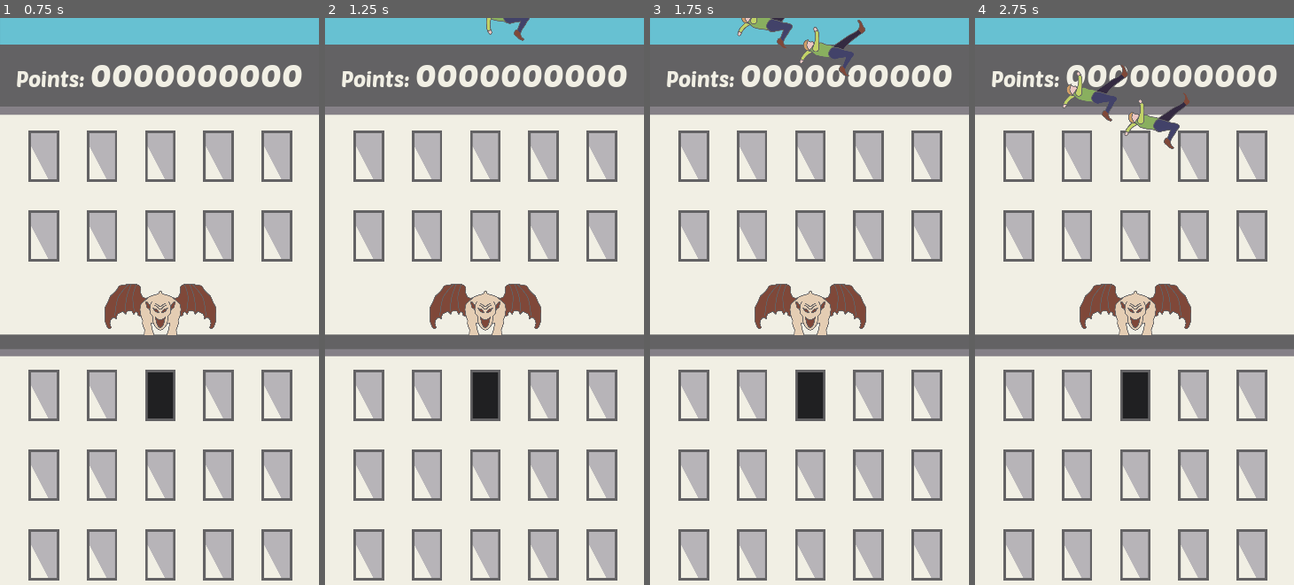
Above: before the commit, frames 1-4 (left to right).
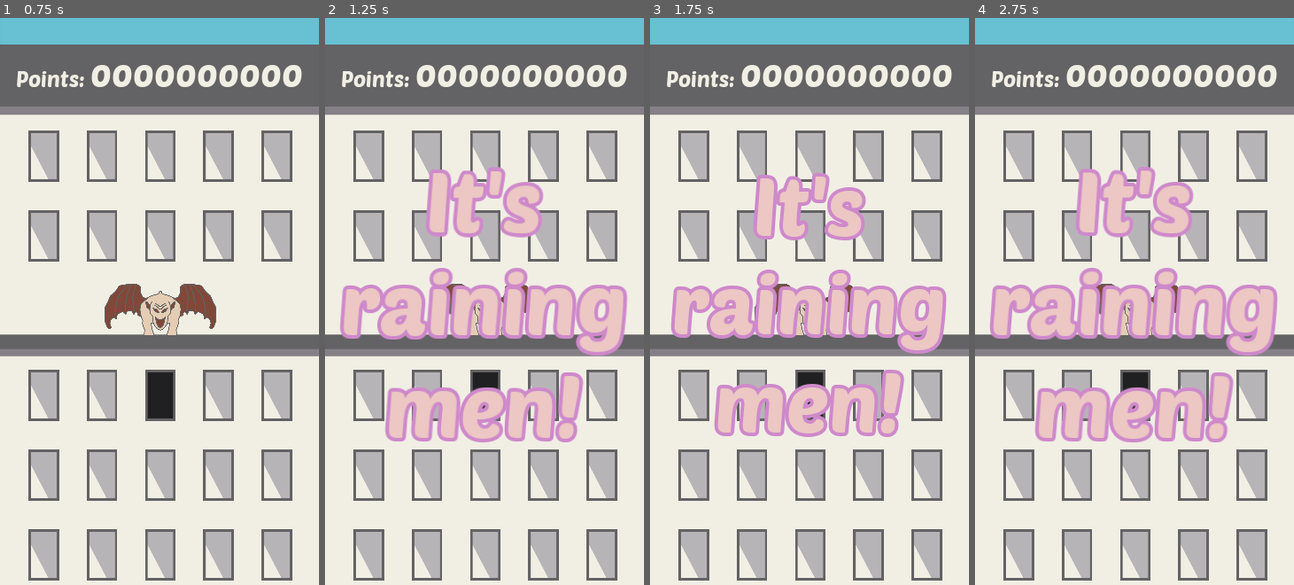
Above: after the commit, the same moments.

Repository: marc-jones/gmtk-jam-2021
Game: Godot game, scene res://nodes/PlayScene.tscn
The game is run twice, just before and just after one commit, with the same random seed, the same clock (stepped at 60 frames per second) and the same inputs.
Inputs (mouse positions are in pixels of both pictures, inside the frame that each line leads up to):
- Up to frame 1 (0.75 s): tap Enter at 0.5 s; move the mouse to (229, 273) at 0.52 s; click (229, 273) at 0.67 s
- Up to frame 2 (1.25 s): no input
- Up to frame 3 (1.75 s): drag from (745, 329) to (694, 154) at 1.27 s
- Up to frame 4 (2.75 s): move the mouse to (1166, 176) at 2.02 s; click (1166, 176) at 2.17 s

Frame 1 is identical in both runs. In frame 2, 16% of the frame differs, in the area x 4-95%, y 0-75%; in frame 3, 16%; in frame 4, 17%, in the area x 4-95%, y 8-75%.

Commit message:
Added exposition

Diff:
--- /dev/null
+++ b/nodes/Exposition.tscn
@@ -0,0 +1,81 @@
+[gd_scene load_steps=5 format=2]
+
+[ext_resource path="res://assets/fonts/PoetsenOne-Regular.ttf" type="DynamicFontData" id=1]
+[ext_resource path="res://scripts/Exposition.gd" type="Script" id=2]
+
+[sub_resource type="DynamicFont" id=7]
+size = 90
+outline_size = 4
+use_filter = true
+font_data = ExtResource( 1 )
+
+[sub_resource type="DynamicFont" id=8]
+size = 62
+outline_size = 4
+use_filter = true
+font_data = ExtResource( 1 )
+
+[node name="Exposition" type="Node2D"]
+script = ExtResource( 2 )
+
+[node name="1" type="Node2D" parent="."]
+position = Vector2( 180, 333 )
+scale = Vector2( 1e-05, 1e-05 )
+
+[node name="Text" type="Label" parent="1"]
+margin_left = -157.0
+margin_top = -173.0
+margin_right = 154.0
+margin_bottom = 157.0
+custom_fonts/font = SubResource( 7 )
+custom_colors/font_color = Color( 0.929412, 0.784314, 0.768627, 1 )
+custom_colors/font_outline_modulate = Color( 0.811765, 0.541176, 0.796078, 1 )
+text = "It's
+raining
+men!"
+align = 1
+valign = 1
+__meta__ = {
+"_edit_use_anchors_": false
+}
+
+[node name="2" type="Node2D" parent="."]
+position = Vector2( 179, 333 )
+scale = Vector2( 1e-05, 1e-05 )
+
+[node name="Text" type="Label" parent="2"]
+margin_left = -156.0
+margin_top = -167.0
+margin_right = 156.0
+margin_bottom = 163.0
+custom_fonts/font = SubResource( 8 )
+custom_colors/font_color = Color( 0.929412, 0.784314, 0.768627, 1 )
+custom_colors/font_outline_modulate = Color( 0.811765, 0.541176, 0.796078, 1 )
+text = "Hallelujah!"
+align = 1
+valign = 1
+__meta__ = {
+"_edit_use_anchors_": false
+}
+
+[node name="3" type="Node2D" parent="."]
+position = Vector2( 179, 334 )
+scale = Vector2( 1e-05, 1e-05 )
+
+[node name="Text" type="Label" parent="3"]
+margin_left = -156.0
+margin_top = -276.0
+margin_right = 155.0
+margin_bottom = 267.0
+custom_fonts/font = SubResource( 8 )
+custom_colors/font_color = Color( 0.929412, 0.784314, 0.768627, 1 )
+custom_colors/font_outline_modulate = Color( 0.811765, 0.541176, 0.796078, 1 )
+text = "Draw a rope with your mouse to save them!"
+align = 1
+valign = 1
+autowrap = true
+__meta__ = {
+"_edit_use_anchors_": false
+}
+
+[node name="Tween" type="Tween" parent="."]
--- /dev/null
+++ b/scripts/Exposition.gd
@@ -0,0 +1,26 @@
+extends Node2D
+
+signal exposition_done
+
+var time_on_screen = 1.0
+var tween_duration = 0.6
+var tween_curve = Tween.TRANS_BACK
+
+func _ready():
+	add(1)
+
+func add(num):
+	$Tween.interpolate_property(get_node(str(num)), "scale", Vector2.ZERO,
+		Vector2.ONE, tween_duration, tween_curve, Tween.EASE_OUT, time_on_screen)
+	$Tween.connect("tween_all_completed", self, "remove", [num], CONNECT_ONESHOT)
+	$Tween.start()
+
+func remove(num):
+	$Tween.interpolate_property(get_node(str(num)), "scale", Vector2.ONE,
+		Vector2.ZERO, tween_duration, tween_curve, Tween.EASE_IN, time_on_screen)
+	if num + 1 == get_child_count():
+		$Tween.connect("tween_all_completed", self, "emit_signal",
+			["exposition_done"], CONNECT_ONESHOT)
+	else:
+		$Tween.connect("tween_all_completed", self, "add", [num+1], CONNECT_ONESHOT)
+	$Tween.start()
--- a/scripts/PlayScene.gd
+++ b/scripts/PlayScene.gd
@@ -3,6 +3,7 @@
 var rope_packed = preload("res://nodes/Rope.tscn")
 var person_packed = preload("res://nodes/Person.tscn")
 var points_text_packed = preload("res://nodes/PointsText.tscn")
+var exposition_packed = preload("res://nodes/Exposition.tscn")
 onready var overlay = get_node("Overlay")
 
 var mouse_pressed = false
@@ -25,8 +26,7 @@
 
 func _ready():
 	$PeopleCatcher.connect("body_entered", self, "person_off_screen")
-	setup_timer()
-	spawn_person()
+	add_exposition()
 
 func _input(event):
 	if event is InputEventScreenTouch:
@@ -100,6 +100,19 @@
 	$PersonTimer.wait_time = rand_range(min_person_wait, max_person_wait)
 	$PersonTimer.start()
 
+func spawn_starting_people():
+	var viewport_rect = get_viewport_rect()
+	# left
+	var person = person_packed.instance()
+	person.connect("person_saved", self, "register_points", [person_saved_score])
+	person.set_position(Vector2(viewport_rect.size.x/6, min_person_y_offset))
+	$Entities.add_child(person)
+	# right
+	person = person_packed.instance()
+	person.connect("person_saved", self, "register_points", [person_saved_score])
+	person.set_position(Vector2(5*viewport_rect.size.x/6, min_person_y_offset))
+	$Entities.add_child(person)
+
 func register_points(location, amount):
 	add_points_indicator(location, amount)
 	$HUD.record_points(amount)
@@ -115,3 +128,13 @@
 	points_text.set_text(text, col)
 	points_text.set_position(location)
 	$Overlay.add_child(points_text)
+
+func add_exposition():
+	var exposition = exposition_packed.instance()
+	exposition.connect("exposition_done", self, "exposition_over")
+	add_child(exposition)
+
+func exposition_over():
+	$Exposition.queue_free()
+	setup_timer()
+	spawn_starting_people()
